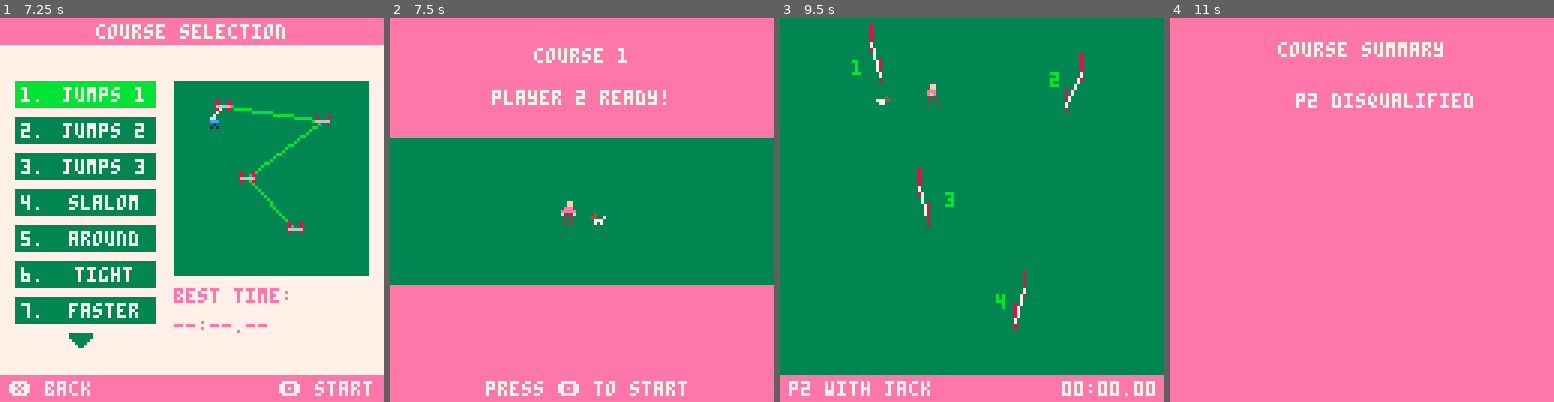
Above: before the commit, frames 1-4 (left to right).
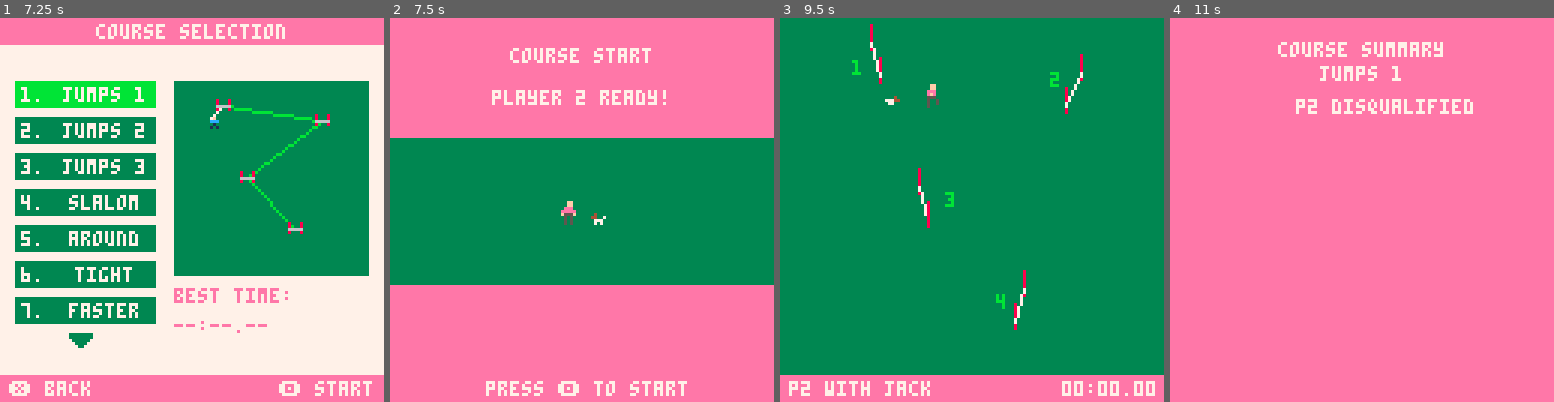
Above: after the commit, the same moments.

Repository: ironchestgames/pico-8-carts
Game: PICO-8 cartridge agility.p8
Two runs of this game, one before a commit and one after it. Both use one fixed random seed, a clock stepped at 60 frames per second and the inputs below.
Inputs:
- Up to frame 1 (7.25 s): tap X (X key) at 0.33, 1.07, 1.85, 2.97, 4.08, 5.2, 6.32 s; tap O (Z key) at 0.7, 1.7, 2.1, 2.5, 2.9, 3.3, 3.7, 4.1, 4.5, 4.9, 5.3, 5.7, 6.1, 6.5, 6.9 s; hold Right 1.6-2.1 s; hold Up 2.15-2.42 s; hold Right 2.47-3.03 s; hold Left 3.08-3.58 s; hold Down 3.63-3.97 s; hold Right 4.02-4.68 s; hold Up 4.73-5.03 s; hold Left 5.08-5.68 s; hold Down 5.73-6.03 s; hold Right 6.08-6.58 s; hold Right 6.63-7.13 s; hold Up from 7.18 s (still down)
- Up to frame 2 (7.5 s): tap O (Z key) at 7.3 s; tap X (X key) at 7.43 s; release Up at 7.45 s
- Up to frame 3 (9.5 s): hold Right 7.5-8.07 s; tap O (Z key) every 0.4 s from 7.7 to 9.3 s; hold Left 8.12-8.62 s; tap X (X key) at 8.55 s; hold Down 8.67-9 s; hold Right from 9.05 s (still down)
- Up to frame 4 (11 s): tap X (X key) at 9.67, 10.78 s; tap O (Z key) every 0.4 s from 9.7 to 10.9 s; release Right at 9.72 s; hold Up 9.77-10.07 s; hold Left 10.12-10.72 s; hold Down from 10.77 s (still down)

Frame 1 is identical in both runs. In frame 2, 0.5% of the frame differs, in the area x 31-68%, y 7-12%; in frame 3, less than 0.1%; in frame 4, 1.3%, in the area x 32-79%, y 12-25%.

Commit message:
agility - post gamenight tweaks, music playing bug fix, minor fixes

Diff:
--- a/agility.p8
+++ b/agility.p8
@@ -19,6 +19,19 @@
   result=result..', '..tostr(s)
  end
  printh(result,'debug',false)
+end
+
+ismusicplaying=false
+function playmusic()
+ if ismusicplaying == false then
+  ismusicplaying=true
+  music(0)
+ end
+end
+
+function stopmusic()
+ ismusicplaying=false
+ music(-1)
 end
 
 function ticktotimestr(tick)
@@ -537,8 +550,8 @@
 breeds={
  { -- bc
   sprstart=16,
-  attentionr=38,
-  runspd=0.45,
+  attentionr=34,
+  runspd=0.5,
   sendrange=12,
   sendspd=1.38,
   name='blizz',
@@ -556,7 +569,7 @@
  { -- jack russel
   sprstart=23,
   attentionr=38,
-  runspd=0.7,
+  runspd=0.82,
   sendrange=10,
   sendspd=1.0,
   name='jack',
@@ -564,10 +577,10 @@
  },
  { -- papillon
   sprstart=48,
-  attentionr=74,
+  attentionr=80,
   runspd=0.55,
-  sendrange=15,
-  sendspd=1.0,
+  sendrange=18,
+  sendspd=1.1,
   name='pixie',
   id=5,
  },
@@ -610,7 +623,7 @@
 }
 
 -- load course data
-function loadcourse(_courseindex)
+function loadcourse(_courseid)
  local _obstacles={}
  local _handlerpos={}
  local _dogpos={}
@@ -622,7 +635,7 @@
   [3]=newtunnel, -- forest green
  }
 
- local courseidxtoname={
+ local courseidtoname={
   [1]='jumps 1',
   [2]='jumps 2',
   [3]='jumps 3',
@@ -647,8 +660,8 @@
   [3]=0.5,
  }
 
- local offx=((_courseindex-1)%8)*16
- local offy=8*4*2+flr((_courseindex-1)/8)*16
+ local offx=((_courseid-1)%8)*16
+ local offy=8*4*2+flr((_courseid-1)/8)*16
 
  -- go through 16x15 pixels to create course
  for i=0,239 do
@@ -726,8 +739,8 @@
   dogpos=_dogpos,
   course=_course,
   obstacles=_obstacles,
-  coursenr=_courseindex, -- note: used for times
-  name=courseidxtoname[_courseindex],
+  coursenr=_courseid, -- note: used for times
+  name=courseidtoname[_courseid],
  }
 end
 
@@ -891,6 +904,8 @@
  end
 
  sfx(5)
+
+ stopmusic()
 end
 
 function gameupdate()
@@ -1319,7 +1334,7 @@
 
   add(coursesummary,obj)
 
-  music(0)
+  playmusic()
  end
 
  -- game over cleanup
@@ -1654,7 +1669,7 @@
 
  -- course cleared
  if coursecleared == true then
-  drawsign('course '..currentcourseidx..' cleared')
+  drawsign('course cleared')
  end
 
  -- debug draw
@@ -1769,7 +1784,7 @@
  cls(14)
 
  -- title texts
- local s='course '..currentcourseidx
+ local s='course start'
  print(s,64-#s*2,10,7)
  s='player '..currentplayerconf.skin..' ready!'
  print(s,64-#s*2,24,7)
@@ -1867,6 +1882,9 @@
  local s='course summary'
  print(s,64-#s*2,8,7)
 
+ s=courses[currentcourseidx].name
+ print(s,64-#s*2,16,7)
+
  -- draw all competing players results
  local i=0
  for obj in all(coursesummary) do
@@ -1884,7 +1902,7 @@
    end
   end
 
-  print(s,64-11*2,25+i*8)
+  print(s,64-11*2,27+i*8)
 
   i+=1
  end
@@ -1938,6 +1956,30 @@
     breeds[coursesummary[3].player.dog].sprstart+5+tick%14/7,
     80+1-8,
     offy+7)
+ end
+
+ -- draw competing players not on the podium
+ local xpos={10,28,90,108}
+ local y=107
+ for i=1,#coursesummary do
+  local _result=coursesummary[i]
+  if _result.disqualified or i == 4 then
+   local _x=xpos[i]
+   local _flipped=false
+   local _dogxoff=-7
+   if i >= 3 then
+    _flipped=true
+    _dogxoff=-_dogxoff
+   end
+   sethandlerskinpals(coursesummary[i].player.skin)
+   spr(0,xpos[i],y,1,1,_flipped)
+   pal()
+
+   spr(
+     breeds[coursesummary[i].player.dog].sprstart+5+tick%14/7,
+     xpos[i]-_dogxoff,
+     y,1,1,_flipped)
+  end
  end
 
  -- if only one player, show no podium
@@ -1969,7 +2011,7 @@
  menux=1
  menuy=1
  blinkfast=false
- music(0)
+ playmusic()
 end
 
 function playersetupupdate()
@@ -1991,6 +2033,7 @@
  -- show instructions
  if btnp(5) then
   showinginstructions=true
+  sfx(8)
   return
  end
 
@@ -2000,6 +2043,7 @@
   -- toggle players
   if menuy == 1 then
    playerconfs[menux].isplaying=not playerconfs[menux].isplaying
+   sfx(9)
 
   -- selection player dogs
   elseif menuy == 2 then
@@ -2007,6 +2051,7 @@
    if playerconfs[menux].dog > #breeds then
     playerconfs[menux].dog=1
    end
+   sfx(9)
 
   -- go to course selection
   elseif menuy == 3 then
@@ -2038,12 +2083,16 @@
  -- move selection
  if btnp(2) then
   menuy=mid(menuy-1,1,3)
+  sfx(8)
  elseif btnp(3) then
   menuy=mid(menuy+1,1,3)
+  sfx(8)
  elseif btnp(0) then
   menux=mid(menux-1,1,4)
+  sfx(8)
  elseif btnp(1) then
   menux=mid(menux+1,1,4)
+  sfx(8)
  end
 
 end
@@ -2207,7 +2256,7 @@
   courseselectiondone=true
   blinkfast=true
   sfx(4)
-  music(-1)
+  stopmusic()
 
   -- reset playerconf
   for playerconf in all(playerconfs) do
@@ -2225,9 +2274,11 @@
  if btnp(2) then
   currentcourseidx=mid(currentcourseidx-1,1,#courses)
   courseblinkindex=1
+  sfx(8)
  elseif btnp(3) then
   currentcourseidx=mid(currentcourseidx+1,1,#courses)
   courseblinkindex=1
+  sfx(8)
  end
 
  -- blink obstacle order
Not shown, changed: the sound effects (__sfx__) section of agility.p8
